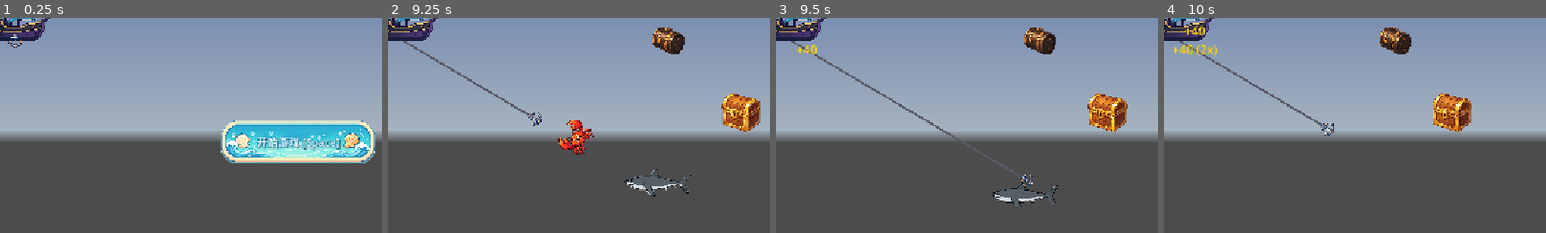
Above: before the commit, frames 1-4 (left to right).
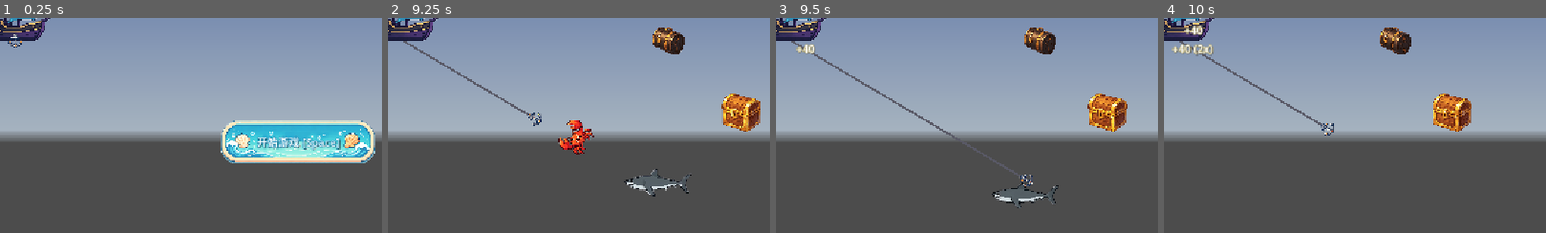
Above: after the commit, the same moments.

Repository: hysonger/anchor-loot
Game: Godot game, scene res://scenes/main.tscn
Same seed, same stepped clock (60 frames per second), same inputs: the game is played once before the commit and once after it. A sky picture missing from this copy of the repository is replaced by a grey-blue gradient.
Inputs (mouse positions are % of the whole screen's width and height, from its top left):
- Up to frame 1 (0.25 s): no input
- Up to frame 2 (9.25 s): click "开始游戏 [Space]" at 0.5 s; tap Enter at 1.25 s; move the mouse to (45, 70) at 1.27 s; click (45, 70) at 1.42 s; tap Space at 1.52, 2.27, 3.77, 4.52, 5.27, 6.77, 7.52, 8.27 s; move the mouse to (80, 65) at 2.02 s; click (80, 65) at 2.17 s; move the mouse to (20, 35) at 2.77 s; click (20, 35) at 2.92 s; move the mouse to (55, 50) at 3.52 s; click (55, 50) at 3.67 s; move the mouse to (35, 25) at 4.27 s; click (35, 25) at 4.42 s; move the mouse to (72, 45) at 5.02 s; click (72, 45) at 5.17 s; move the mouse to (30, 55) at 5.77 s; click (30, 55) at 5.92 s; move the mouse to (60, 28) at 6.52 s; click (60, 28) at 6.67 s; move the mouse to (45, 70) at 7.27 s; click (45, 70) at 7.42 s; move the mouse to (80, 65) at 8.02 s; click (80, 65) at 8.17 s; move the mouse to (20, 35) at 8.77 s; click (20, 35) at 8.92 s
- Up to frame 3 (9.5 s): no input
- Up to frame 4 (10 s): move the mouse to (55, 50) at 9.52 s; click (55, 50) at 9.67 s; tap Space at 9.77 s
The pictures show only the part of the screen within x 11-61%, y 22-72%; the shares and areas given below are measured in that part.

Frames 1-2 are identical in both runs. In frame 3, 0.2% of the frame differs, in the area x 5-11%, y 12-17%; in frame 4, 0.6%, in the area x 2-14%, y 3-18%.

Commit message:
弹出加分信息修改样式

Diff:
--- /dev/null
+++ b/res/label_settings_popup.tres
@@ -0,0 +1,10 @@
+[gd_resource type="LabelSettings" format=3 uid="uid://fd1ou6q7b8pj"]
+
+[ext_resource type="SystemFont" uid="uid://dl1qis3skbd5y" path="res://res/system_font.tres" id="1_6qtkx"]
+
+[resource]
+font = ExtResource("1_6qtkx")
+outline_size = 4
+outline_color = Color(0.75199103, 0.6901387, 0.399726, 1)
+shadow_size = 4
+shadow_color = Color(0.27022192, 0.27022192, 0.2702219, 0.627451)
--- a/scripts/main.gd
+++ b/scripts/main.gd
@@ -9,6 +9,7 @@
 const POPUP_TWEEN_DURATION := 0.3
 const POPUP_FONT_SIZE := 18
 const POPUP_LIFETIME := 2.0
+const POPUP_LABEL_SETTINGS = preload("res://res/label_settings_popup.tres")
 
 @onready var spawner: Spawner = $Spawner
 @onready var ship: Ship = $Ship
@@ -94,6 +95,7 @@
 	label.add_theme_color_override("font_color", Color.GOLD)
 	label.horizontal_alignment = HORIZONTAL_ALIGNMENT_CENTER
 	label.mouse_filter = Control.MOUSE_FILTER_IGNORE
+	label.label_settings = POPUP_LABEL_SETTINGS
 	label.position = at_position + Vector2(randf_range(-POPUP_X_JITTER, POPUP_X_JITTER), 0.0)
 	add_child(label)
 	_popup_labels.append(label)
